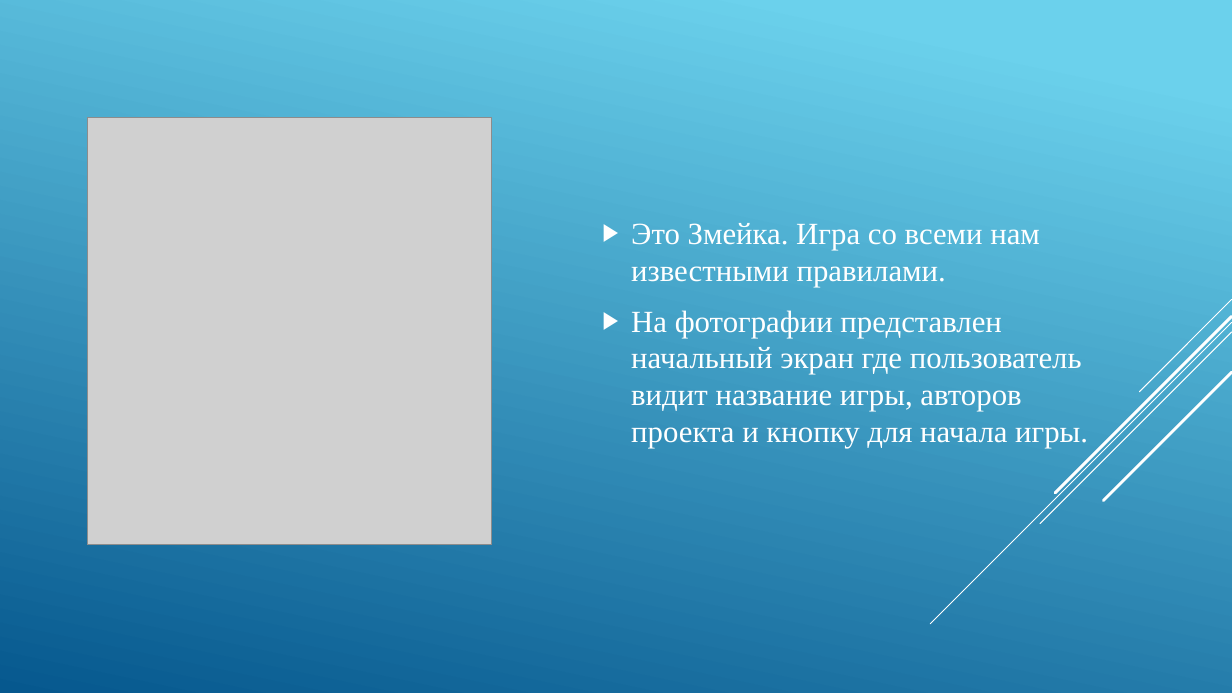
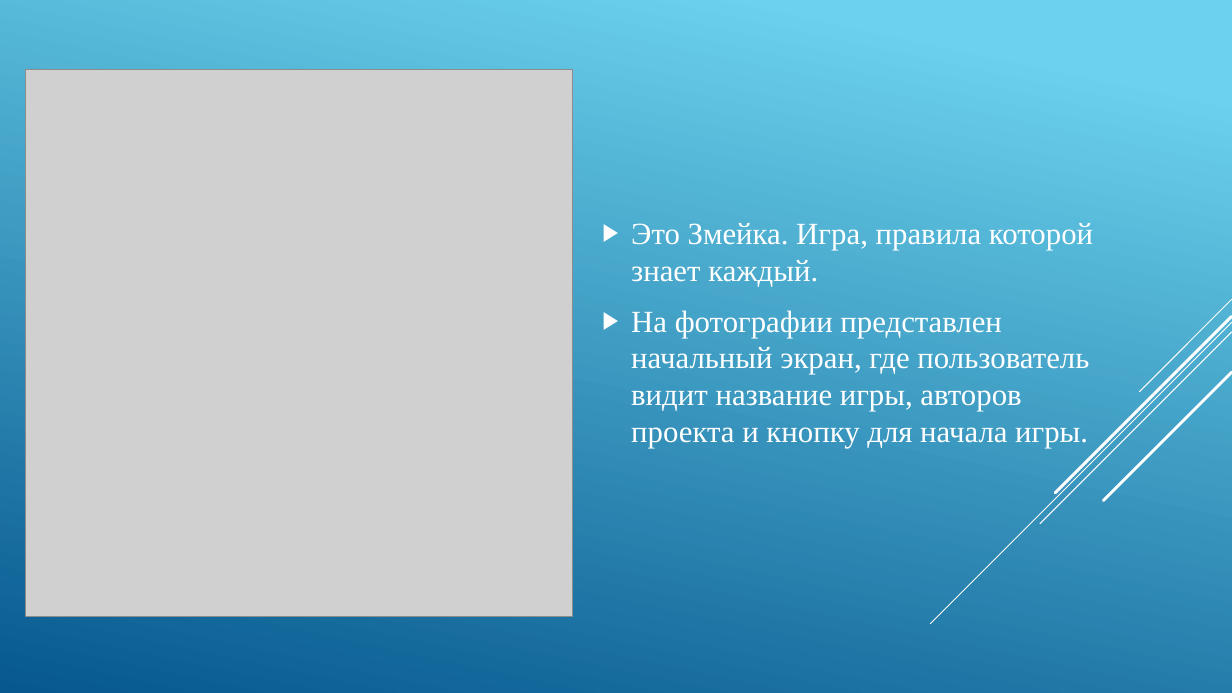
Before and after one commit to Anna17-popova/pygame_project, a slide deck: slide 2 of Змейка.pptx. Drawn at 1232x693 pixels with LibreOffice and Linux fonts; fonts in the diff are those of the drawing; grey boxes stand for pictures. Boxes give left, top, right and bottom in pixels: in the first picture for what was removed or moved away, otherwise in the second. Text is boxed around its words. In the diff, an @@ line names an element or a change of style, - is before the commit and + after.

```diff
--- a/Змейка.pptx
+++ b/Змейка.pptx
@@ picture: place and size @@
-picture at (87, 118, 492, 545)
+picture at (26, 69, 573, 616)
@@ text at (631, 223, 1093, 448): text changed @@
-▶ Это Змейка. Игра со всеми нам известными правилами.
-▶ На фотографии представлен начальный экран где пользователь видит название игры, авторов проекта и кнопку для начала игры.
+▶ Это Змейка. Игра, правила которой знает каждый.
+▶ На фотографии представлен начальный экран, где пользователь видит название игры, авторов проекта и кнопку для начала игры.
```
Also in this commit, not shown: 1 slide added.
